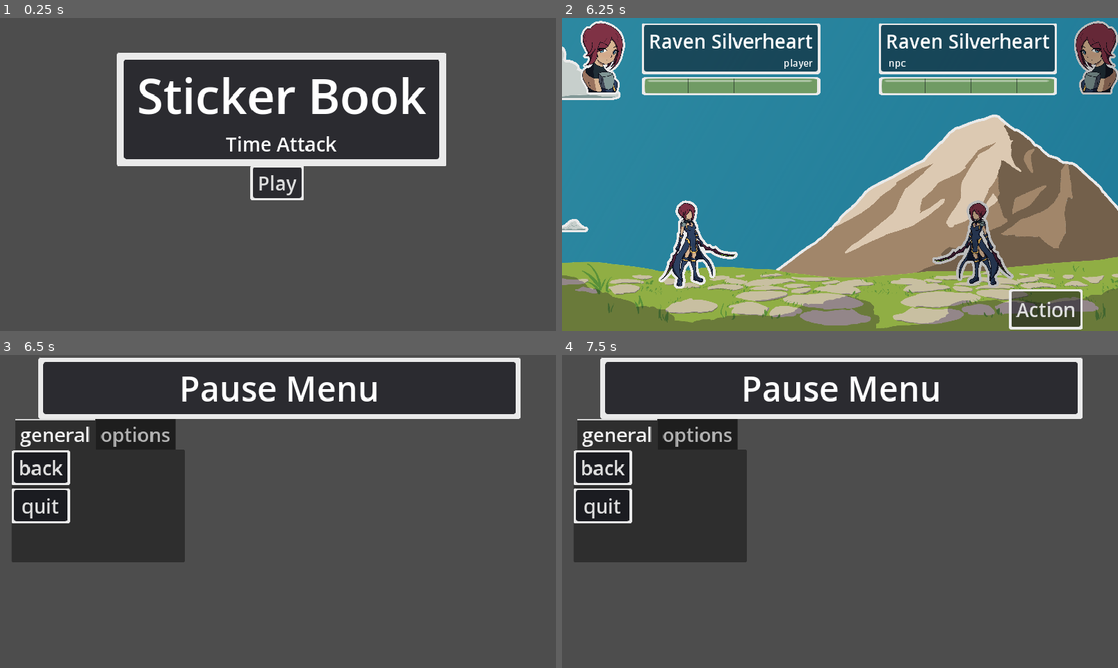
Above: before the commit, frames 1-4 (two rows, left to right).
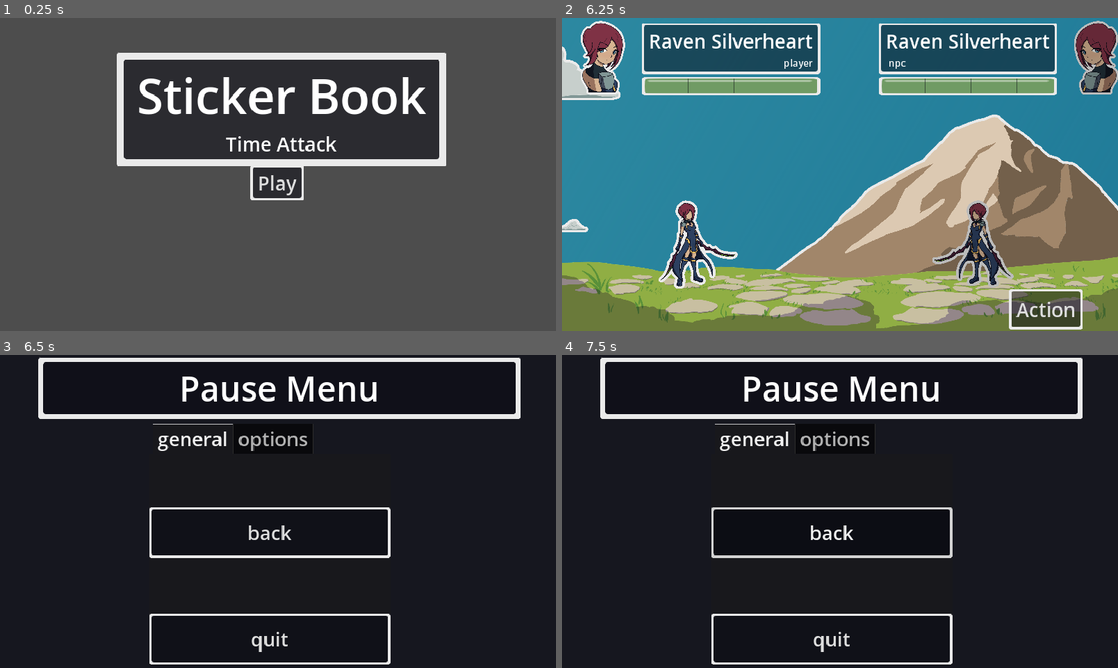
Above: after the commit, the same moments.

Repository: MajorZiploc/sticker_book_moments
Game: Godot game, scene res://scenes/title_scene.tscn
Two runs of this game, one before a commit and one after it. Both use one fixed random seed, a clock stepped at 60 frames per second and the inputs below.
Inputs (mouse positions are in pixels of both pictures, inside the frame that each line leads up to):
- Up to frame 1 (0.25 s): no input
- Up to frame 2 (6.25 s): click "Play" at 0.5 s; click "Raven Silverheart" at 1.25 s; click "Raven Silverheart" at 2 s; tap Enter at 2.75, 3.6, 5.85 s; move the mouse to (962, 158) at 2.77 s; hold D (right) 2.78-3.53 s; click (962, 158) at 2.85 s; move the mouse to (728, 190) at 3.52 s; hold S (down) 3.53-4.28 s; move the mouse to (895, 105) at 4.27 s; hold D (right) 4.28-5.03 s; tap F at 4.35 s; move the mouse to (812, 237) at 5.02 s; hold W (up) 5.03-5.78 s; click (812, 237) at 5.1 s; move the mouse to (1006, 221) at 5.77 s; hold A (left) from 5.78 s (still down)
- Up to frame 3 (6.5 s): keep holding A (left); tap Escape (pause) at 6.4 s
- Up to frame 4 (7.5 s): move the mouse to (673, 464) at 6.52 s; tap F at 6.6 s; tap Space at 7.25 s; move the mouse to (867, 511) at 7.27 s; release A (left) at 7.28 s; hold S (down) from 7.28 s (still down); click (867, 511) at 7.35 s

Frames 1-2 are identical in both runs. In frame 3, 84% of the frame differs, in the area x 0-100%, y 0-100%; in frame 4, 84%.
Error after the commit: Trying to assign value of type 'HBoxContainer' to a variable of type 'OptionButton'. (res://scenes/pause_menu.gd:4)

Commit message:
WIP:some style work on pause component

Diff:
--- a/scenes/pause_menu_component.tscn
+++ b/scenes/pause_menu_component.tscn
@@ -1,4 +1,7 @@
-[gd_scene format=3 uid="uid://cmk2mjnrpn73e"]
+[gd_scene load_steps=2 format=3 uid="uid://cmk2mjnrpn73e"]
+
+[sub_resource type="StyleBoxFlat" id="StyleBoxFlat_d4btj"]
+bg_color = Color(0.0352941, 0.0392157, 0.0784314, 1)
 
 [node name="pause_menu_component" type="Control"]
 layout_mode = 3
@@ -7,6 +10,23 @@
 anchor_bottom = 1.0
 grow_horizontal = 2
 grow_vertical = 2
+
+[node name="background_panel" type="PanelContainer" parent="."]
+modulate = Color(1, 1, 1, 0.8)
+custom_minimum_size = Vector2(1400, 900)
+layout_mode = 1
+anchors_preset = 8
+anchor_left = 0.5
+anchor_top = 0.5
+anchor_right = 0.5
+anchor_bottom = 0.5
+offset_left = -700.0
+offset_top = -450.0
+offset_right = 700.0
+offset_bottom = 450.0
+grow_horizontal = 2
+grow_vertical = 2
+theme_override_styles/panel = SubResource("StyleBoxFlat_d4btj")
 
 [node name="title_card" type="Control" parent="."]
 layout_mode = 2
@@ -33,12 +53,14 @@
 horizontal_alignment = 1
 
 [node name="tabs" type="TabContainer" parent="."]
+custom_minimum_size = Vector2(500, 500)
 layout_mode = 2
-offset_left = 24.0
-offset_top = 133.0
-offset_right = 383.0
-offset_bottom = 429.0
+offset_left = 309.0
+offset_top = 142.0
+offset_right = 809.0
+offset_bottom = 642.0
 grow_horizontal = 2
+current_tab = 1
 clip_tabs = false
 all_tabs_in_front = true
 
@@ -47,13 +69,24 @@
 
 [node name="vbox" type="VBoxContainer" parent="tabs/general"]
 layout_mode = 2
+size_flags_horizontal = 3
+
+[node name="spacer2" type="Control" parent="tabs/general/vbox"]
+layout_mode = 2
+size_flags_vertical = 3
 
 [node name="back" type="Button" parent="tabs/general/vbox"]
 layout_mode = 2
+size_flags_vertical = 3
 text = "back"
+
+[node name="spacer" type="Control" parent="tabs/general/vbox"]
+layout_mode = 2
+size_flags_vertical = 3
 
 [node name="quit" type="Button" parent="tabs/general/vbox"]
 layout_mode = 2
+size_flags_vertical = 3
 text = "quit"
 
 [node name="options" type="BoxContainer" parent="tabs"]
@@ -63,11 +96,39 @@
 [node name="vbox" type="VBoxContainer" parent="tabs/options"]
 layout_mode = 2
 
-[node name="fullscreen_toggle" type="Button" parent="tabs/options/vbox"]
+[node name="fullscreen_toggle" type="HBoxContainer" parent="tabs/options/vbox"]
 layout_mode = 2
+
+[node name="label" type="Label" parent="tabs/options/vbox/fullscreen_toggle"]
+layout_mode = 2
+theme_type_variation = &"HeaderMedium"
+text = "screen mode: "
+
+[node name="spacer" type="Control" parent="tabs/options/vbox/fullscreen_toggle"]
+layout_mode = 2
+size_flags_horizontal = 3
+
+[node name="box" type="BoxContainer" parent="tabs/options/vbox/fullscreen_toggle"]
+layout_mode = 2
+
+[node name="toggle" type="Button" parent="tabs/options/vbox/fullscreen_toggle/box"]
+layout_mode = 2
+size_flags_horizontal = 8
 text = "fullscreen toggle"
 
-[node name="qte_type" type="OptionButton" parent="tabs/options/vbox"]
+[node name="qte_type" type="HBoxContainer" parent="tabs/options/vbox"]
+layout_mode = 2
+
+[node name="label" type="Label" parent="tabs/options/vbox/qte_type"]
+layout_mode = 2
+theme_type_variation = &"HeaderMedium"
+text = "quick time event: "
+
+[node name="spacer" type="Control" parent="tabs/options/vbox/qte_type"]
+layout_mode = 2
+size_flags_horizontal = 3
+
+[node name="selector" type="OptionButton" parent="tabs/options/vbox/qte_type"]
 layout_mode = 2
 item_count = 3
 selected = 0
--- a/scenes/title_scene.gd
+++ b/scenes/title_scene.gd
@@ -14,4 +14,3 @@
 
 func _input(event: InputEvent):
   pause_menu = SceneHelper.toggle_pause_menu(event, ui, pause_menu);
-  print(pause_menu)
